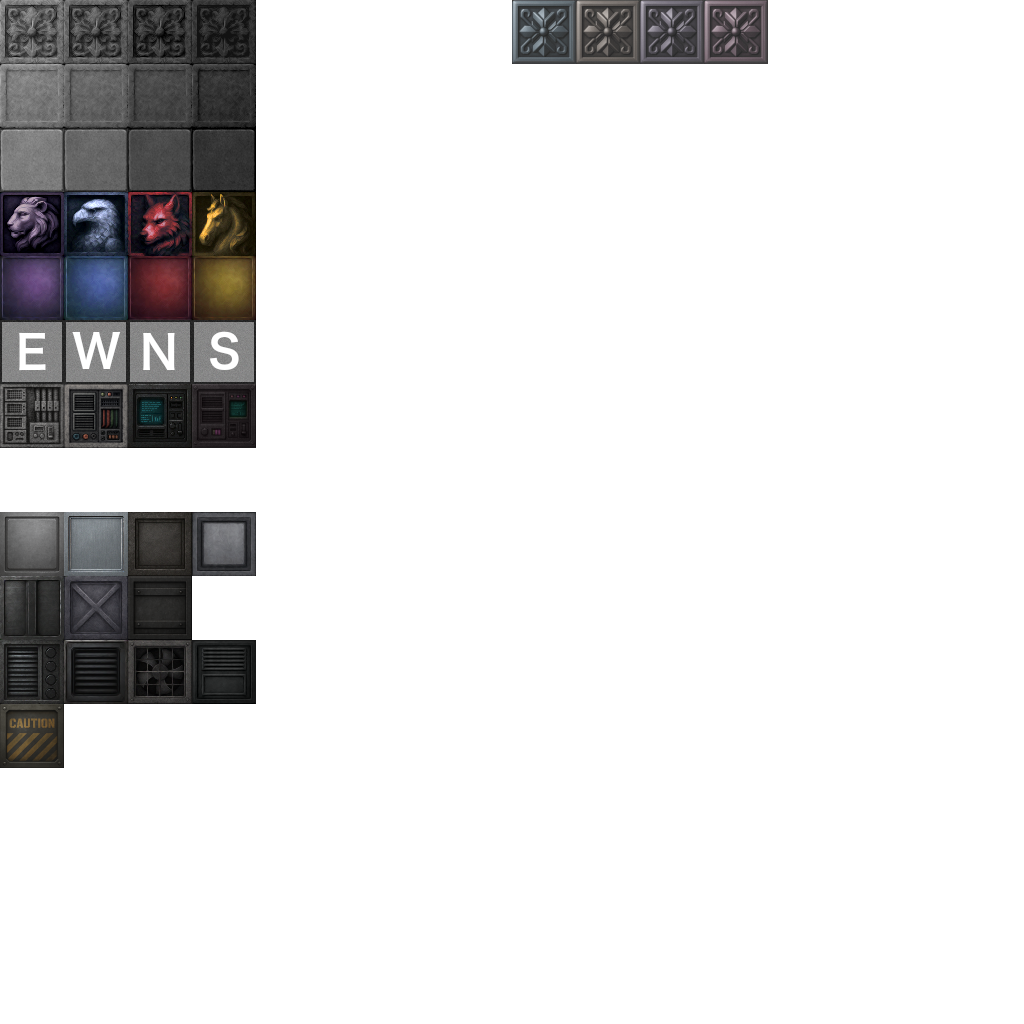
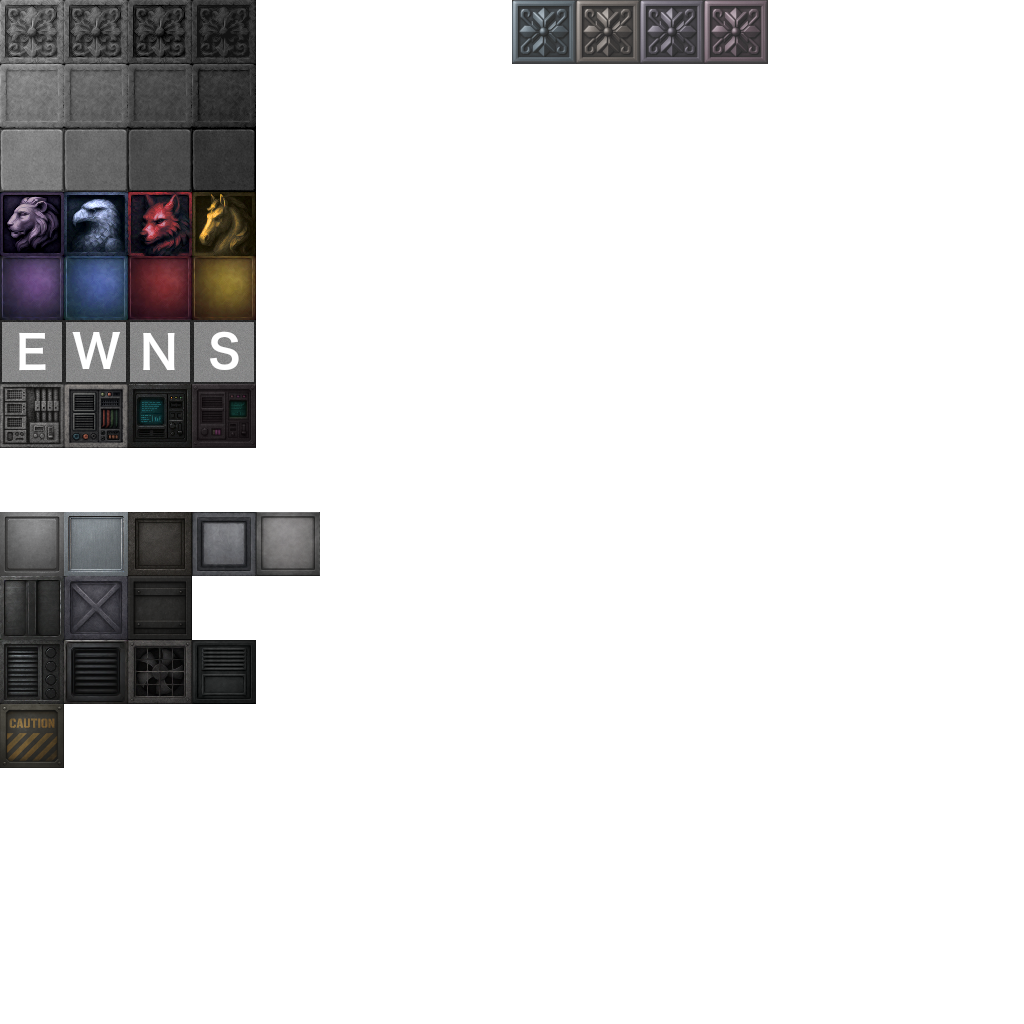
The second (1024, 1024) image is a revision of the first. Changes to its layers:
painted on "Layer" over <box>256,512,320,576</box>
added layer "Layer #1" over <box>256,512,320,576</box>
